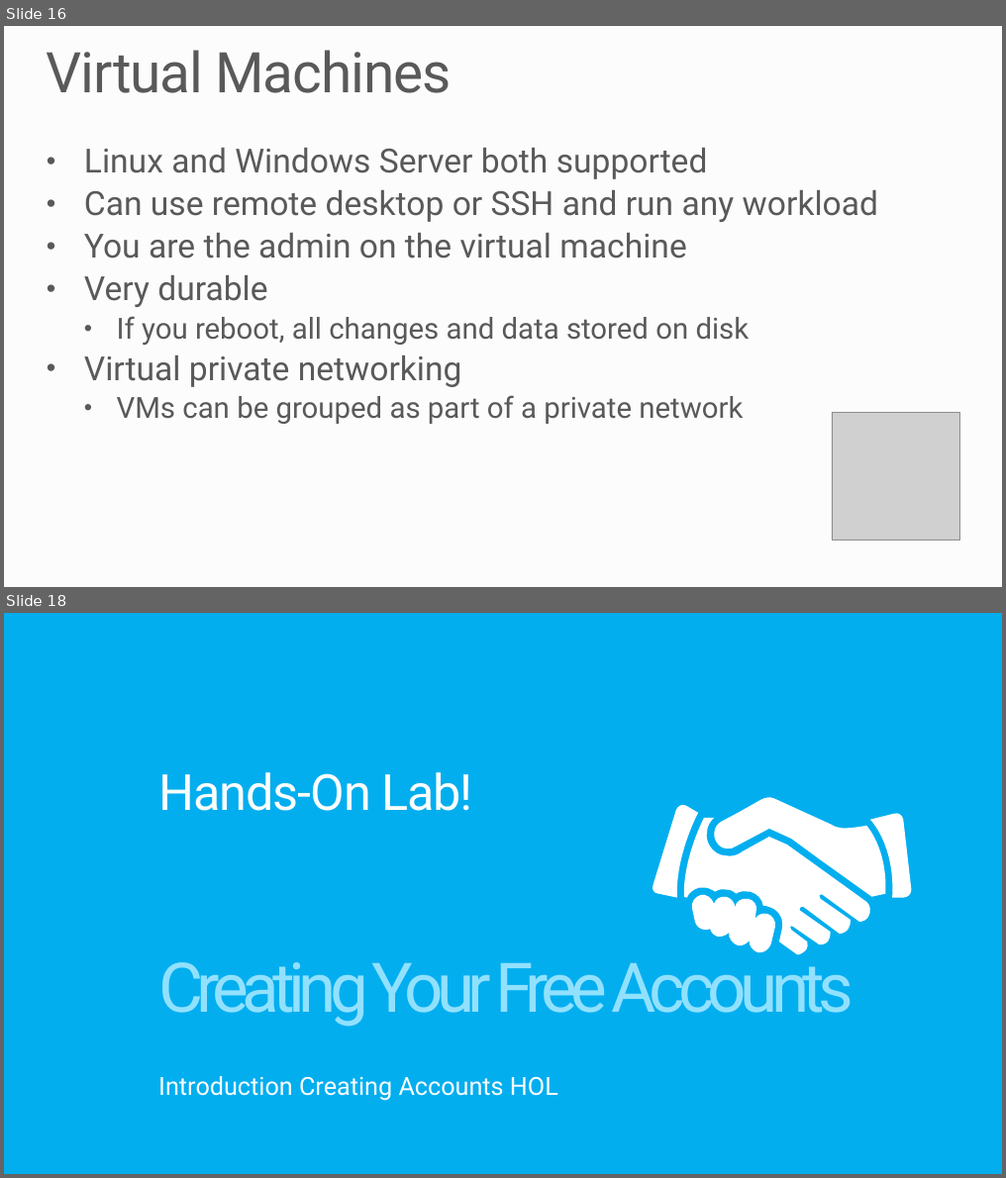
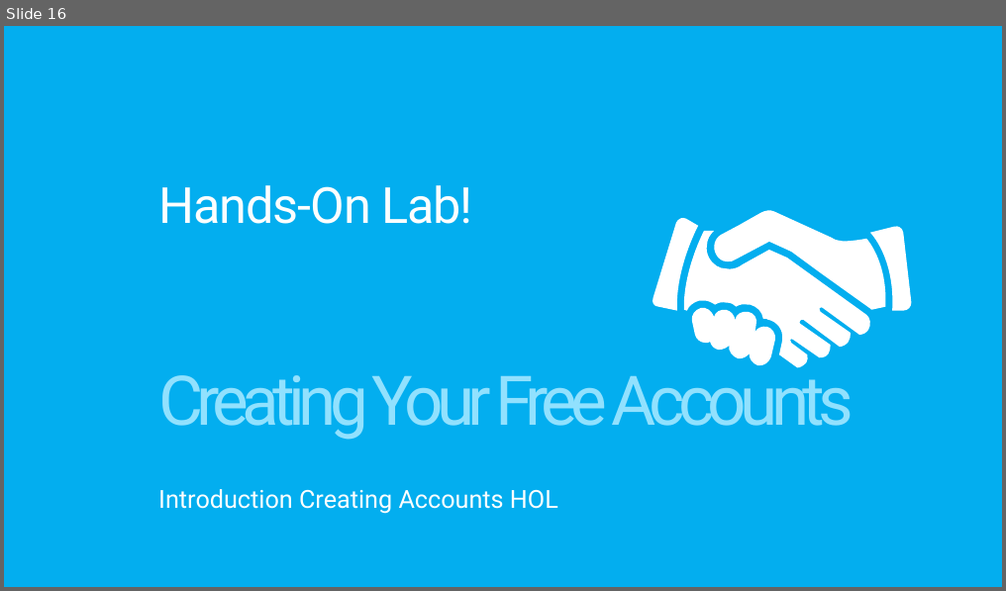
Before and after one commit to MSRConnections/Azure-training-course, a slide deck: Content/Introduction/Azure Overview.pptx. Shown one above the other, each under a label of ours: slides 16 and 18 before the commit, slide 16 after it; the slides between them are not shown. The pictures are 1006x1178 and 1006x591 pixels, drawn with LibreOffice and Linux fonts; fonts in the diff are those of the drawing; grey boxes stand for pictures; background and template pictures are left out. Boxes give left, top, right and bottom in pixels: in the first picture for what was removed or moved away, otherwise in the second. Text is boxed around its words. In the diff, an @@ line names an element or a change of style, - is before the commit and + after.

```diff
--- a/Content/Introduction/Azure Overview.pptx
+++ b/Content/Introduction/Azure Overview.pptx
@@ slide 16 removed at (4, 26, 1002, 587), background #FCFCFC @@
@@ title removed at (47, 50, 450, 93) @@
-Virtual Machines
@@ text removed at (84, 148, 878, 424) @@
-• Linux and Windows Server both supported
-• Can use remote desktop or SSH and run any workload
-• You are the admin on the virtual machine
-• Very durable
-  • If you reboot, all changes and data stored on disk
-• Virtual private networking
-  • VMs can be grouped as part of a private network
@@ picture removed at (832, 413, 960, 541) @@
@@ what was slide 18 is now slide 16 @@
```
Also in this commit, not shown: 8 slides changed, 1 slide added, 2 other slides removed.
